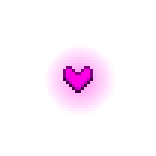
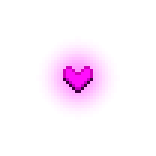
Layer changes from the first 156 x 156 image to the second:
painted on "icon_si_metal_splat_02.png" over [left=63, top=66, right=93, bottom=87]
painted on "Layer" over [left=36, top=36, right=120, bottom=120]
